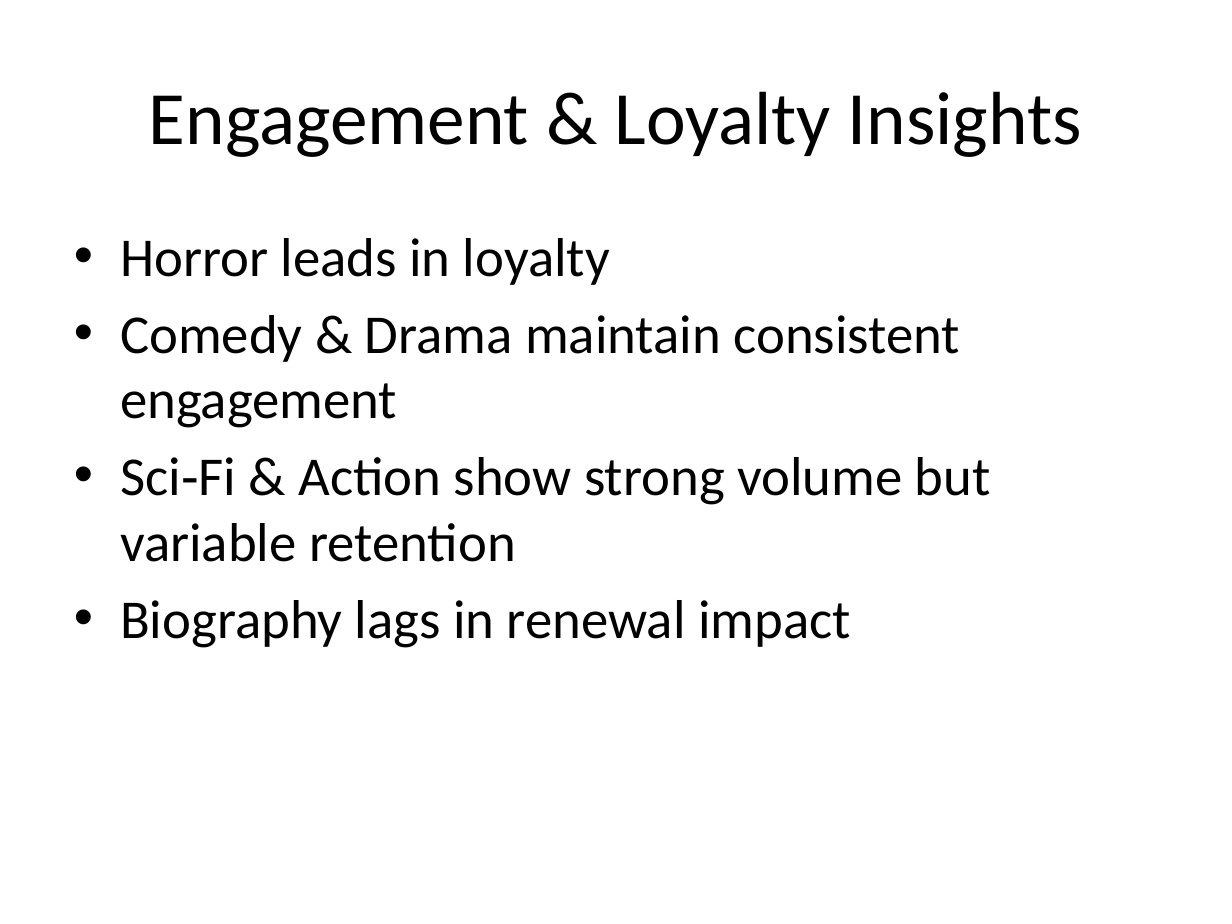
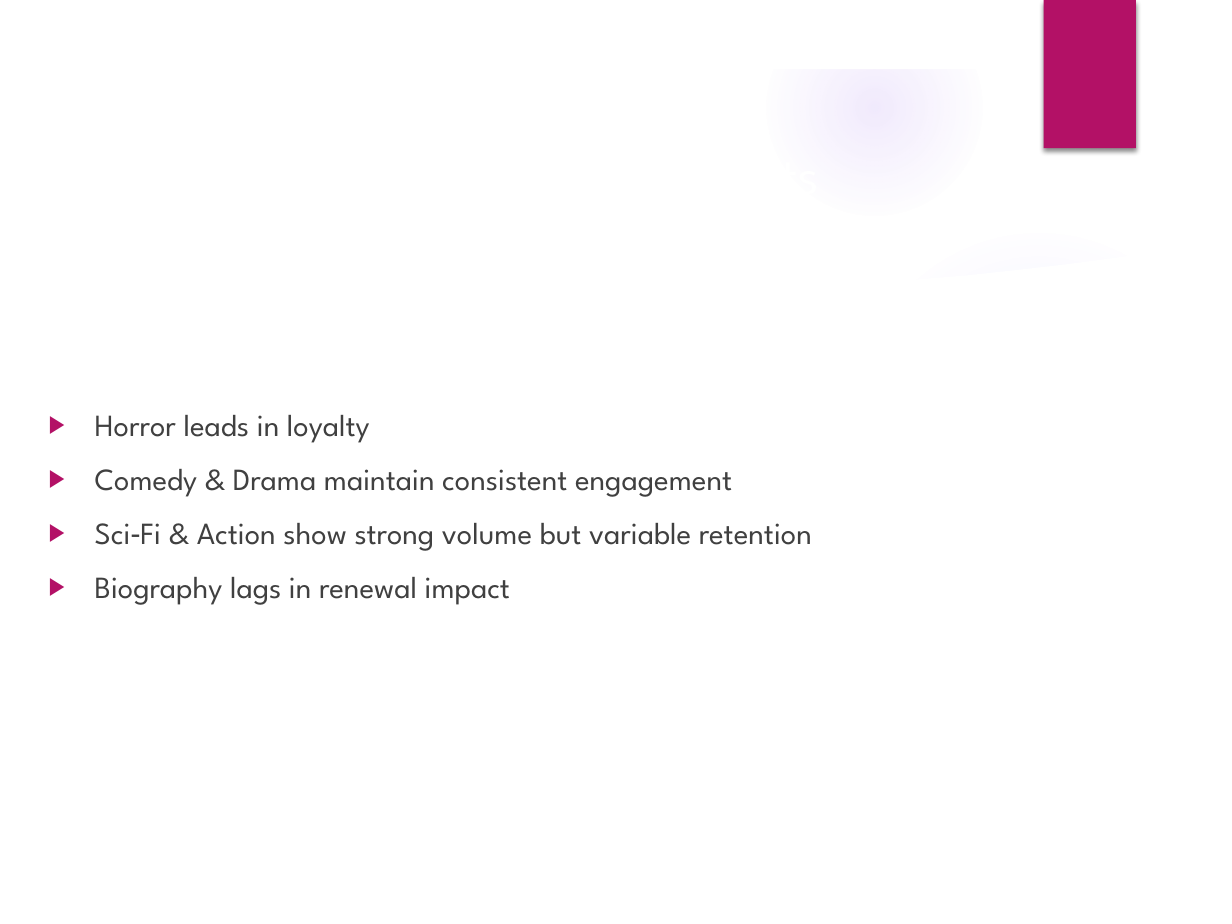
Before and after one commit to cwalton133/utilizing-viewers-engagement-for-strategic-content-investment-media-entertainment, a slide deck: slide 4 of slides/StreamWave_CSuite_Content_Strategy.pptx. Drawn at 1232x924 pixels with LibreOffice and Linux fonts; fonts in the diff are those of the drawing; background and template pictures are left out. Boxes give left, top, right and bottom in pixels: in the first picture for what was removed or moved away, otherwise in the second. Text is boxed around its words. In the diff, an @@ line names an element or a change of style, - is before the commit and + after.

```diff
--- a/slides/StreamWave_CSuite_Content_Strategy.pptx
+++ b/slides/StreamWave_CSuite_Content_Strategy.pptx
@@ group added at [0,0,1232,924]: 4 ellipses, 2 freeform shapes @@
@@ rectangle added at [1044,0,1136,148], fill #B31166 @@
@@ title "Engagement & Loyalty Insights": place and size @@
-title "Engagement & Loyalty Insights" at [149,91,1082,157]
+title "Engagement & Loyalty Insights" at [117,124,972,221]
@@ title "Engagement & Loyalty Insights" at [117,124,972,221]: size 44 to 32 pt, font Calibri to League Spartan, text colour #000000 to #FFFFFF; alignment centre to left @@
@@ text "Horror leads in loyalty": place and size @@
-text "Horror leads in loyalty" at [120,238,991,648]
+text "Horror leads in loyalty" at [95,415,812,605]
@@ text "Horror leads in loyalty" at [95,415,812,605]: size 32 to 18 pt, font Calibri to League Spartan, text colour #000000 to #404040; bullet • to ▶; more space between paragraphs @@
```
Also in this commit, not shown: 7 other slides changed.
